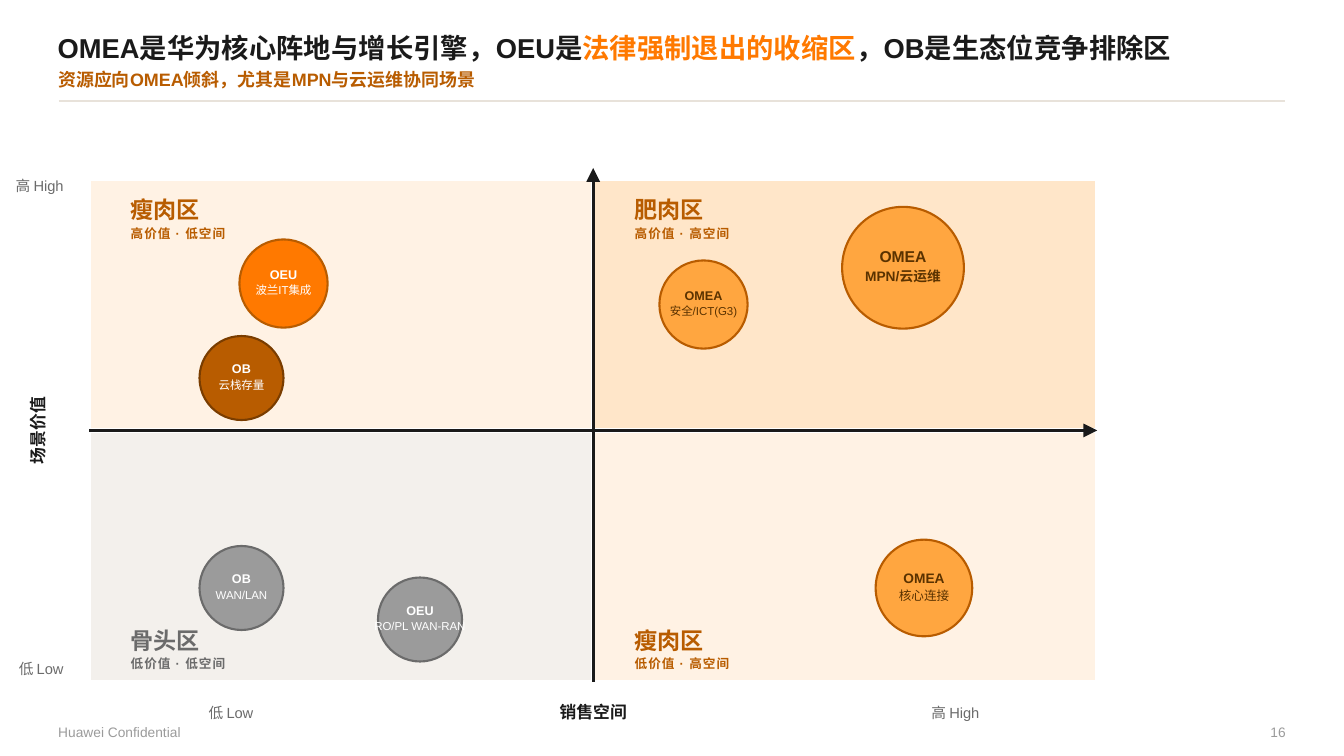
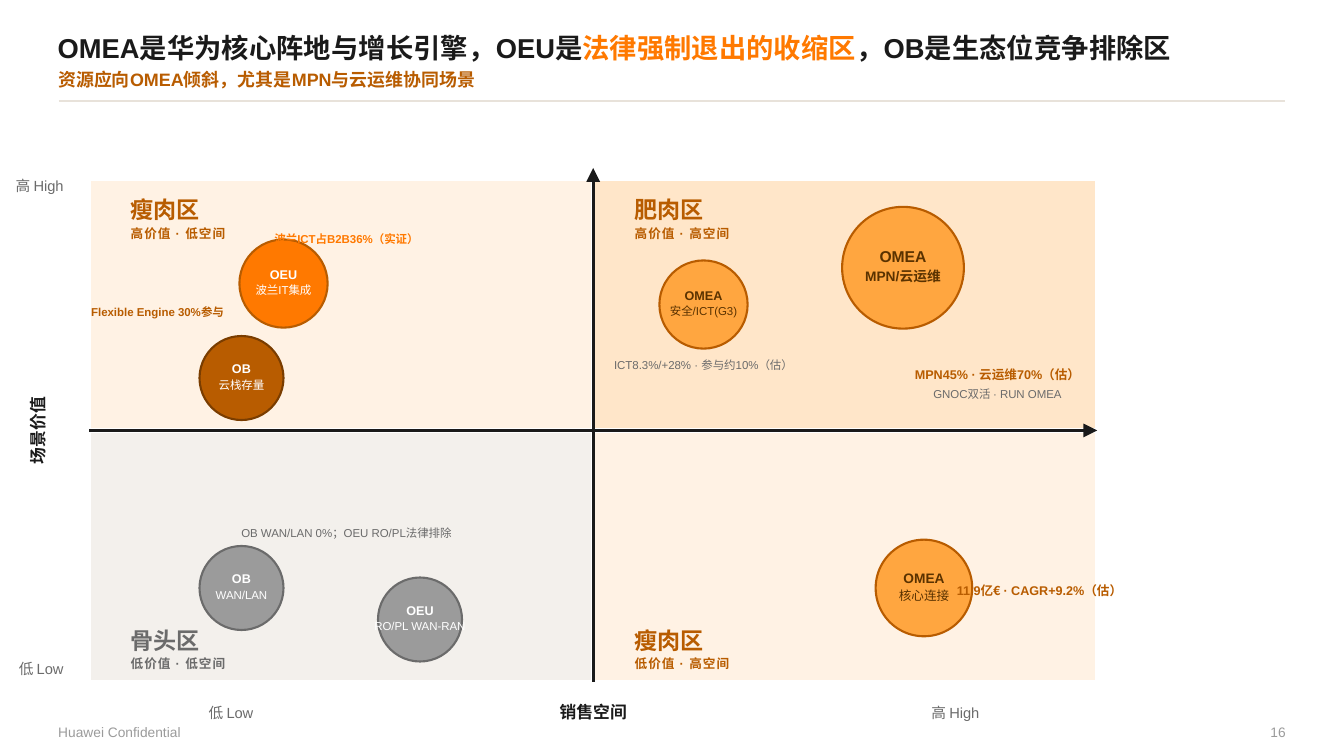
Before and after one commit to Chaoding1215/Claude, a slide deck: slide 16 of reference/Orange Business 三大区域B2B业务洞察 20260703.pptx. Drawn at 1344x756 pixels with LibreOffice and Linux fonts; fonts in the diff are those of the drawing. Boxes give left, top, right and bottom in pixels: in the first picture for what was removed or moved away, otherwise in the second. Text is boxed around its words. In the diff, an @@ line names an element or a change of style, - is before the commit and + after.

```diff
--- a/reference/Orange Business 三大区域B2B业务洞察 20260703.pptx
+++ b/reference/Orange Business 三大区域B2B业务洞察 20260703.pptx
@@ group added at (x1=91, y1=233, x2=1122, y2=598): 7 texts @@
+MPN45% · 云运维70%（估）
+GNOC双活 · RUN OMEA
+11.9亿€ · CAGR+9.2%（估）
+ICT8.3%/+28% · 参与约10%（估）
+波兰ICT占B2B36%（实证）
+Flexible Engine 30%参与
+OB WAN/LAN 0%；OEU RO/PL法律排除
```
Also in this commit, not shown: 13 other slides changed, 1 slide added, 1 slide removed, 1 other file.
